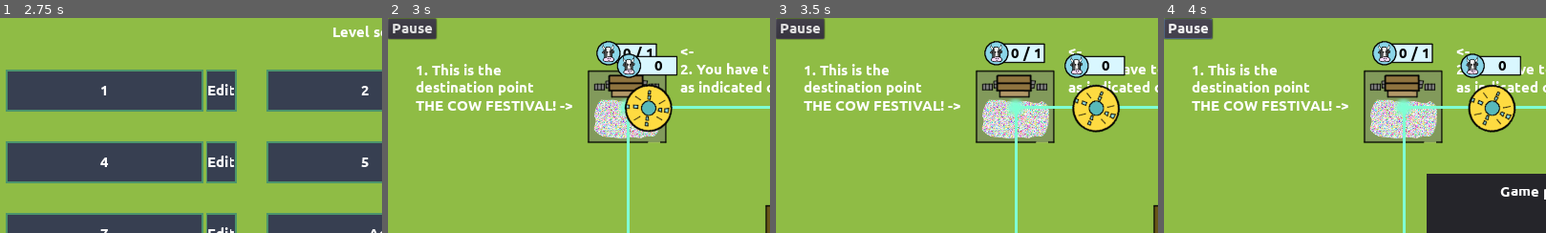
Above: before the commit, frames 1-4 (left to right).
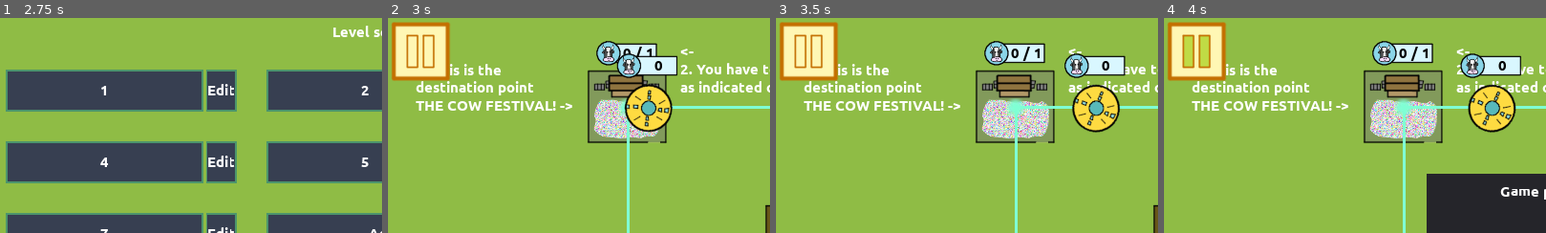
Above: after the commit, the same moments.

Repository: moisesjbc/ufo-taxi
Game: Godot game, scene res://menus/main_menu/main_menu.tscn
Two runs of this game, one before a commit and one after it. Both use one fixed random seed, a clock stepped at 60 frames per second and the inputs below.
Inputs (mouse positions are % of the whole screen's width and height, from its top left; square brackets give the same spot before the commit, where the layout moved):
- Up to frame 1 (2.75 s): click "Play" at 0.5 s; click "Return to main menu" at 1.25 s; click "Play" at 2 s
- Up to frame 2 (3 s): click "1" at 2.75 s
- Up to frame 3 (3.5 s): no input
- Up to frame 4 (4 s): click (4, 8) [3, 3] at 3.5 s
The pictures show only the part of the screen within x 0-50%, y 0-50%; the shares and areas given below are measured in that part.

Frame 1 is identical in both runs. In frame 2, 4.5% of the frame differs, in the area x 0-17%, y 0-30%; in frame 3, 4.5%; in frame 4, 4.5%.

Commit message:
Pause button is now a textured and toggled one

Diff:
--- a/godot-project/menus/pause_menu/pause_menu.gd
+++ b/godot-project/menus/pause_menu/pause_menu.gd
@@ -3,11 +3,13 @@
 
 func start():
 	get_tree().paused = true
+	$pause_button.pressed = true
 	$center_container.visible = true
 
 
 func stop():
 	get_tree().paused = false
+	$pause_button.pressed = false
 	$center_container.visible = false
 
 
@@ -27,3 +29,10 @@
 func _physics_process(delta):
 	if get_tree().paused and Input.is_action_just_pressed("ui_accept"):
 		stop()
+
+
+func _on_pause_button_toggled(button_pressed):
+	if button_pressed:
+		start()
+	else:
+		stop()
--- a/godot-project/menus/pause_menu/pause_menu.tscn
+++ b/godot-project/menus/pause_menu/pause_menu.tscn
@@ -1,6 +1,8 @@
-[gd_scene load_steps=2 format=2]
+[gd_scene load_steps=4 format=2]
 
 [ext_resource path="res://menus/pause_menu/pause_menu.gd" type="Script" id=1]
+[ext_resource path="res://gameplay/main/gui/pause/pause_on.png" type="Texture" id=2]
+[ext_resource path="res://gameplay/main/gui/pause/pause_off.png" type="Texture" id=3]
 
 [node name="pause_menu" type="Control"]
 pause_mode = 2
@@ -72,13 +74,17 @@
 margin_bottom = 83.0
 text = "Return to main menu"
 
-[node name="pause_button" type="Button" parent="."]
-margin_right = 12.0
-margin_bottom = 34.0
-text = "Pause"
+[node name="pause_button" type="TextureButton" parent="."]
+margin_left = 5.0
+margin_top = 5.0
+margin_right = 45.0
+margin_bottom = 40.0
+toggle_mode = true
+texture_normal = ExtResource( 3 )
+texture_pressed = ExtResource( 2 )
 __meta__ = {
 "_edit_use_anchors_": false
 }
 [connection signal="pressed" from="center_container/panel/margin_container/vbox_container/buttons_container/resume_button" to="." method="_on_resume_button_pressed"]
 [connection signal="pressed" from="center_container/panel/margin_container/vbox_container/buttons_container/return_button" to="." method="_on_return_button_pressed"]
-[connection signal="pressed" from="pause_button" to="." method="_on_pause_button_pressed"]
+[connection signal="toggled" from="pause_button" to="." method="_on_pause_button_toggled"]
Binary file added: godot-project/gameplay/main/gui/pause/pause_off.png
Not shown, added: godot-project/gameplay/main/gui/pause/pause_off.png.import
Binary file added: godot-project/gameplay/main/gui/pause/pause_on.png
Not shown, added: godot-project/gameplay/main/gui/pause/pause_on.png.import
Not shown, added: design/buttons/pause.xcf
